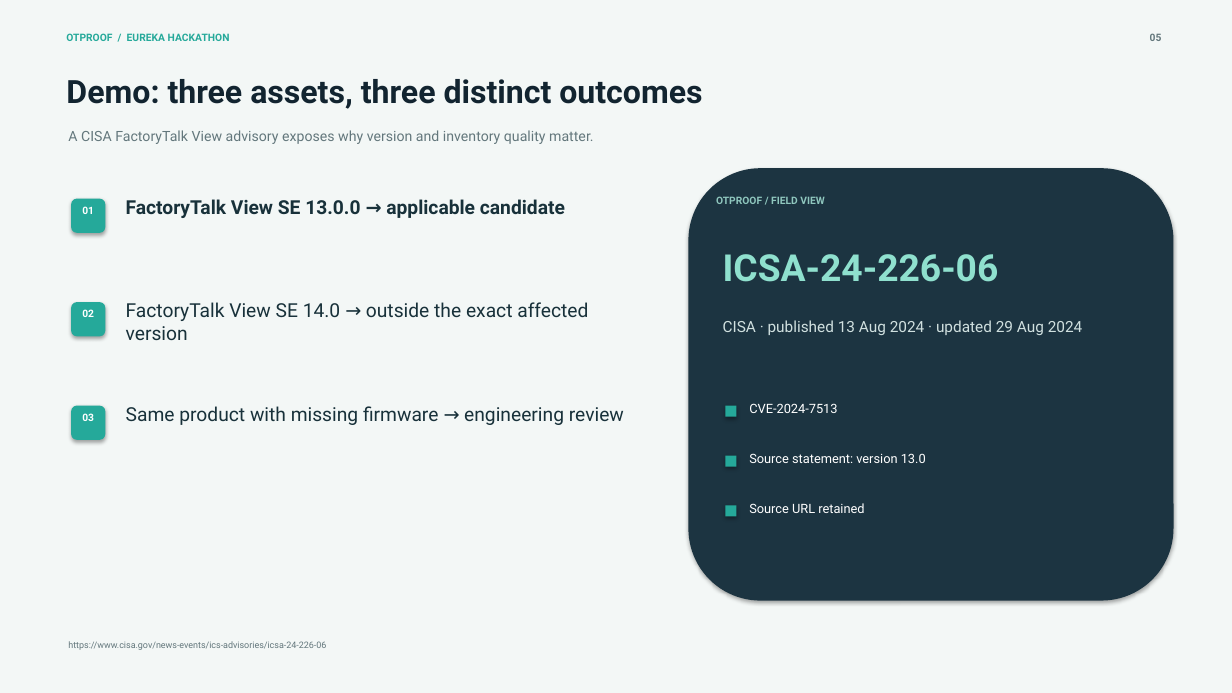
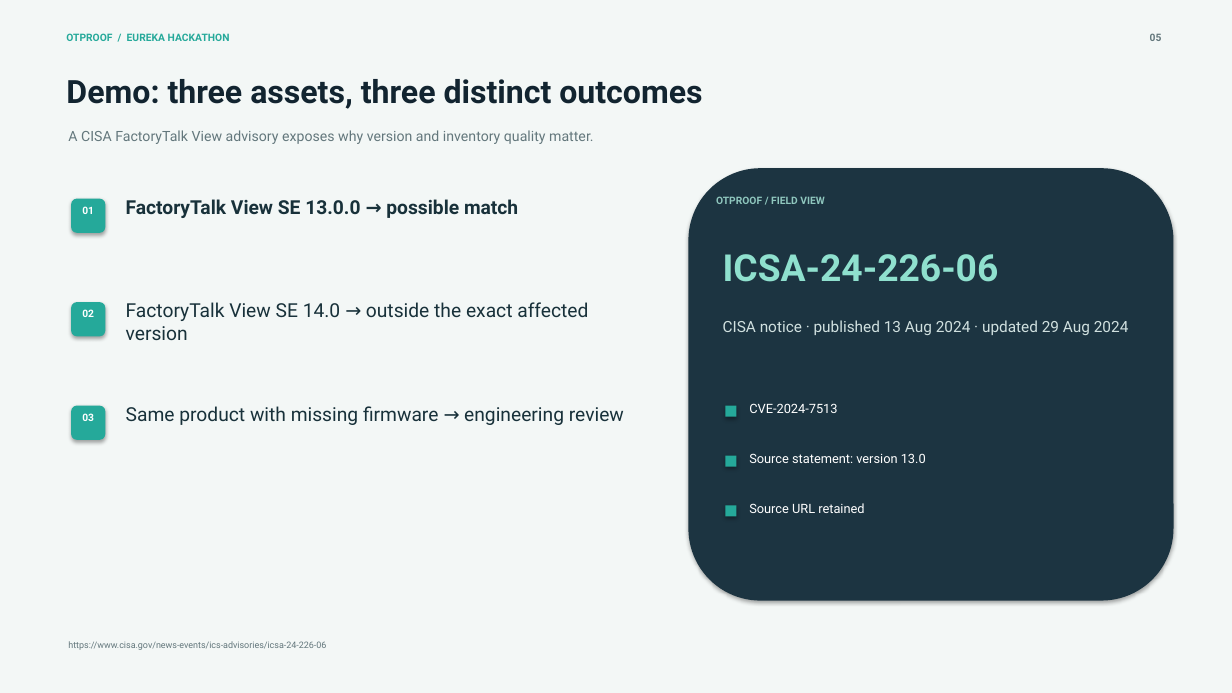
Before and after one commit to deepeshaiml/OTProof, a slide deck: slide 5 of OTProof_Pitch_Deck.pptx. Drawn at 1232x693 pixels with LibreOffice and Linux fonts; fonts in the diff are those of the drawing. Boxes give left, top, right and bottom in pixels: in the first picture for what was removed or moved away, otherwise in the second. Text is boxed around its words. In the diff, an @@ line names an element or a change of style, - is before the commit and + after.

```diff
--- a/OTProof_Pitch_Deck.pptx
+++ b/OTProof_Pitch_Deck.pptx
@@ text at (126, 199, 518, 218): text changed @@
-FactoryTalk View SE 13.0.0 → applicable candidate
+FactoryTalk View SE 13.0.0 → possible match
@@ text at (723, 320, 1129, 335): text changed @@
-CISA · published 13 Aug 2024 · updated 29 Aug 2024
+CISA notice · published 13 Aug 2024 · updated 29 Aug 2024
```
Also in this commit, not shown: 13 other slides changed, 1 slide added, 16 other files.
